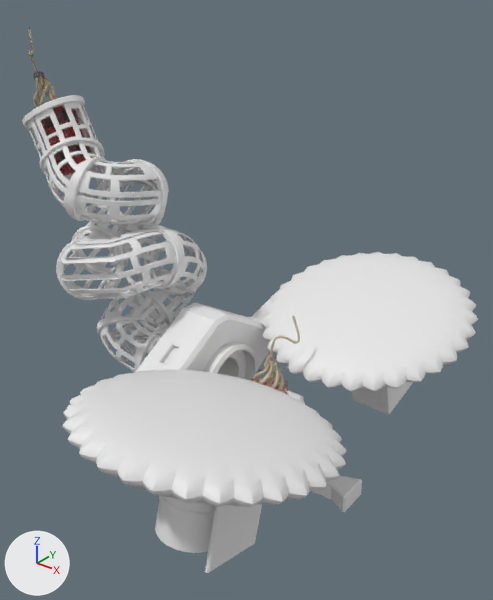
The FBX model Assets/Models/GunParts/boombardier.fbx as it was, and as the next commit left it.
The view is the same before and after, from a 50 mm camera at (6.69, -7.94, 6.64) aimed at (0.15, 0.24, 1.57). Lighting does not change. The marker at lower left points along +X, +Y and +Z. The picture after the commit comes second. Where no turn or scale is listed for an object, it has been applied to the vertices. Vertices at exactly the same position are counted once.
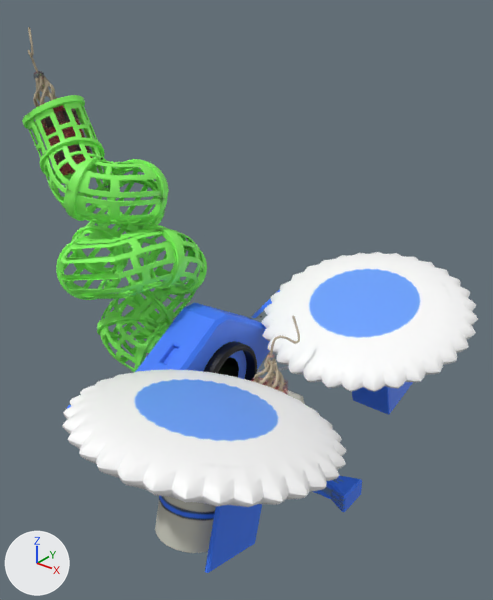
Boxes [x1, y1, x2, y2] around the edits, measured in the pictures (493 x 600 px):
'Cube', surface changed, reshaped
    both: [22, 95, 478, 573]
part 1 of me_cube, cut back
    before: [29, 104, 289, 553]
    after: [31, 110, 211, 553]
part 2 of me_cube, surface changed
    both: [22, 95, 478, 573]

The change, as a diff of the scene's bpy script:
```diff
--- a/Assets/Models/GunParts/boombardier.fbx.py
+++ b/Assets/Models/GunParts/boombardier.fbx.py
@@ img_boombardiertexture_png @@
+img_boombardiertexture_png = load_image('BoomBardierTexture.png', '../../Textures/Augments/BoomBardierTexture.png', 1024, 1024, 'sRGB')
@@ mat_material @@
 mat_material = principled_material('Material')
-mat_material.base_color = (0.8, 0.8, 0.8)  # white #e7e7e7
+mat_material.texture = img_boombardiertexture_png
@@ me_cube @@
 # used by ob_cube; location = (0.0, 0.0, 0.0)
-me_cube.from_pydata(...)  # 29289 vertices, 32394 faces; spans x -4.22..3.36, y -4.09..4.09, z -1.91..4.68
+me_cube.from_pydata(...)  # 22150 vertices, 26460 faces; spans x -4.22..3.36, y -4.09..4.09, z -1.91..4.68
+# me_cube part 1: 328 vertices moved within x -4.05..1.82, y -2.98..2.88, z -0.51..4.27; 7123 vertices removed from x -4.1..1.99, y -2.99..3.22, z -0.53..4.54
+# me_cube part 2: 15693 kept faces spanning x -4.22..3.36, y -4.09..4.09, z -1.91..4.68 get new texture (UV) coordinates
+# other edits to the shape of me_cube do not show in these pictures
 me_cube.materials.append(mat_material)
```
